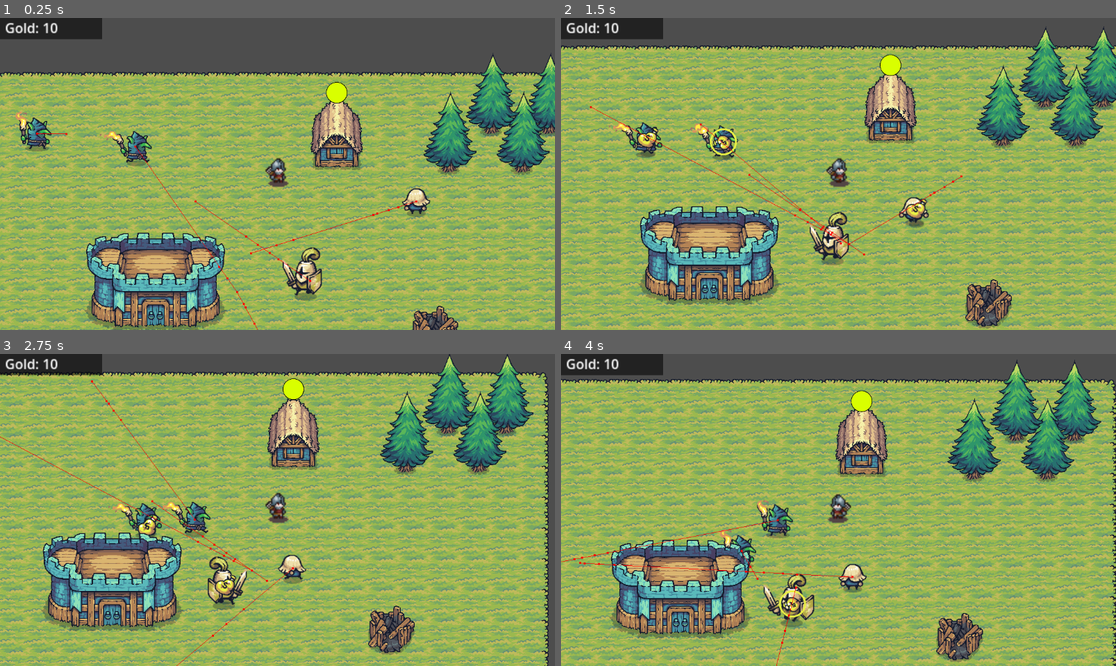
Above: before the commit, frames 1-4 (two rows, left to right).
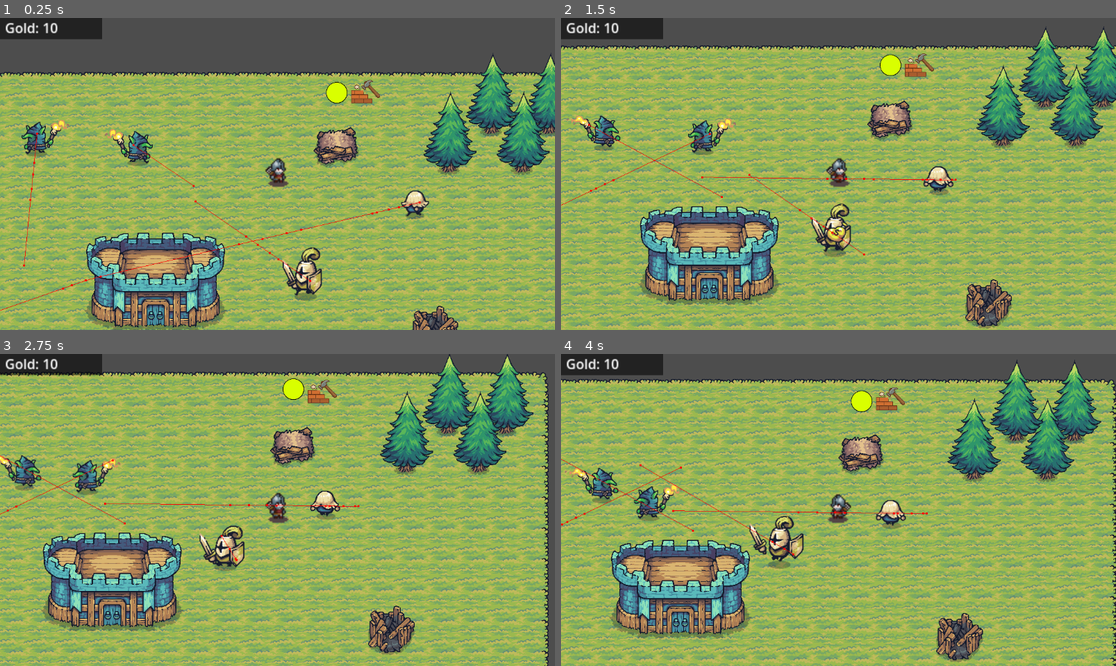
Above: after the commit, the same moments.

Repository: achotai2/battle-game-2D-proto
Game: Godot game, scene res://Scenes/main.tscn
Two runs of this game, one before a commit and one after it. Both use one fixed random seed, a clock stepped at 60 frames per second and the inputs below.
Inputs (mouse positions are in pixels of both pictures, inside the frame that each line leads up to):
- Up to frame 1 (0.25 s): no input
- Up to frame 2 (1.5 s): move the mouse to (960, 158) at 0.52 s; hold Right (move_right) 0.53-1.28 s; tap Space (interact) at 0.6 s; move the mouse to (727, 189) at 1.27 s; hold S (move_down) from 1.28 s (still down); tap Ctrl (attack) at 1.35 s
- Up to frame 3 (2.75 s): tap Space (interact) at 1.55, 2.3 s; move the mouse to (333, 441) at 2.02 s; release S (move_down) at 2.03 s; hold Right (move_right) from 2.03 s (still down); click (333, 441) at 2.1 s
- Up to frame 4 (4 s): move the mouse to (810, 572) at 2.77 s; release Right (move_right) at 2.78 s; hold W (move_up) 2.78-3.53 s; tap Space (interact) at 2.85, 3.6 s; move the mouse to (1005, 556) at 3.52 s; hold A (move_left) from 3.53 s (still down)

The runs differ from the first frame. In frame 1, 3.6% of the frame differs, in the area x 0-78%, y 19-100%; in frame 2, 5.8%; in frame 3, 6.4%, in the area x 0-65%, y 8-100%; in frame 4, 6.3%.

Commit message:
Added cost to building buildings.

Diff:
--- a/Scenes/AgentNodes/interact_prompt.tscn
+++ b/Scenes/AgentNodes/interact_prompt.tscn
@@ -1,16 +1,16 @@
-[gd_scene load_steps=4 format=3 uid="uid://c6guwdbgls2v4"]
+[gd_scene load_steps=5 format=3 uid="uid://c6guwdbgls2v4"]
 
 [ext_resource type="Script" uid="uid://xro2cfkbmf3b" path="res://Scripts/AgentNodes/InteractPrompt.gd" id="1_ps6gp"]
-[ext_resource type="Texture2D" uid="uid://dqb4b3gcn0k3i" path="res://Art/circle.png" id="2_stv28"]
-[ext_resource type="Texture2D" uid="uid://dm6x3sreah3wi" path="res://Art/circleEmpty.png" id="3_0lluy"]
+[ext_resource type="Texture2D" uid="uid://dqb4b3gcn0k3i" path="res://Art/Icons/circle.png" id="2_stv28"]
+[ext_resource type="Texture2D" uid="uid://dm6x3sreah3wi" path="res://Art/Icons/circleEmpty.png" id="3_0lluy"]
+[ext_resource type="Texture2D" uid="uid://dkyh46mh70hjj" path="res://Art/Icons/TaxIcon.png" id="4_stv28"]
 
-[node name="InteractPrompt" type="CanvasLayer" node_paths=PackedStringArray("circle", "circleEmpty")]
+[node name="InteractPrompt" type="CanvasLayer" node_paths=PackedStringArray("circle", "circleEmpty", "type_icon")]
 layer = 10
 script = ExtResource("1_ps6gp")
-bob_height = null
-bob_speed = null
 circle = NodePath("Circle")
 circleEmpty = NodePath("CircleEmpty")
+type_icon = NodePath("TypeIcon")
 
 [node name="Circle" type="Sprite2D" parent="."]
 scale = Vector2(0.13611111, 0.13611111)
@@ -20,3 +20,11 @@
 position = Vector2(-9.23872e-06, 7.0929527e-06)
 scale = Vector2(0.1333333, 0.13333331)
 texture = ExtResource("3_0lluy")
+
+[node name="Icon" type="Sprite2D" parent="."]
+position = Vector2(0, 32)
+
+[node name="TypeIcon" type="Sprite2D" parent="."]
+position = Vector2(60, 0)
+scale = Vector2(0.20555557, 0.20555557)
+texture = ExtResource("4_stv28")
--- a/Scenes/Buildings/archery_range.tscn
+++ b/Scenes/Buildings/archery_range.tscn
@@ -1,22 +1,24 @@
-[gd_scene load_steps=7 format=3 uid="uid://boksm60la2s5a"]
+[gd_scene load_steps=8 format=3 uid="uid://boksm60la2s5a"]
 
 [ext_resource type="Script" uid="uid://cjbrsf0fmsehe" path="res://Scripts/BuildingsBase/building_base.gd" id="1_aww4k"]
 [ext_resource type="Texture2D" uid="uid://b14ppbcjet2cp" path="res://Art/Tiny Swords (Update 010)/Factions/Goblins/Buildings/Wood_House/Goblin_House_Destroyed.png" id="2_aww4k"]
 [ext_resource type="Script" uid="uid://qumqy1omy72i" path="res://Scripts/BuildingNodes/worksite.gd" id="3_auqgr"]
 [ext_resource type="Script" uid="uid://dqu3s3kqb7wj6" path="res://Scripts/BuildingNodes/spawnsite.gd" id="4_5cnks"]
 [ext_resource type="PackedScene" uid="uid://d1275k0u0fsn" path="res://Scenes/AgentNodes/interactable.tscn" id="5_q2yk0"]
+[ext_resource type="PackedScene" uid="uid://c4n5elrxg64hp" path="res://Scenes/AgentNodes/GoldHolder.tscn" id="6_2yu6c"]
 
 [sub_resource type="CapsuleShape2D" id="CapsuleShape2D_coeoc"]
 radius = 47.999996
 height = 110.0
 
-[node name="ArcheryRange" type="StaticBody2D" node_paths=PackedStringArray("visual", "interactable", "worksite", "spawnsite")]
+[node name="ArcheryRange" type="StaticBody2D" node_paths=PackedStringArray("visual", "interactable", "worksite", "spawnsite", "gold")]
 script = ExtResource("1_aww4k")
 building_type = &"archery_range"
 visual = NodePath("Sprite2D")
 interactable = NodePath("Interactable")
 worksite = NodePath("WorkSite")
 spawnsite = NodePath("SpawnSite")
+gold = NodePath("GoldHolder")
 state = 2
 
 [node name="CollisionShape2D" type="CollisionShape2D" parent="."]
@@ -50,6 +52,7 @@
 position = Vector2(0, 72)
 
 [node name="Interactable" parent="." instance=ExtResource("5_q2yk0")]
+icon_type = 1
 
 [node name="NavigationObstacle2D" type="NavigationObstacle2D" parent="."]
 vertices = PackedVector2Array(-51, -15, -16, -53, 21, -53, 53, -20, 52, 13, 24, 48, -15, 51, -51, 21)
@@ -59,3 +62,5 @@
 [node name="Sprite2D" type="Sprite2D" parent="."]
 position = Vector2(0, -24)
 texture = ExtResource("2_aww4k")
+
+[node name="GoldHolder" parent="." instance=ExtResource("6_2yu6c")]
--- a/Scenes/Buildings/barracks.tscn
+++ b/Scenes/Buildings/barracks.tscn
@@ -1,22 +1,24 @@
-[gd_scene load_steps=7 format=3 uid="uid://ra0fj2eqns6d"]
+[gd_scene load_steps=8 format=3 uid="uid://ra0fj2eqns6d"]
 
 [ext_resource type="Script" uid="uid://cjbrsf0fmsehe" path="res://Scripts/BuildingsBase/building_base.gd" id="1_24hde"]
 [ext_resource type="Texture2D" uid="uid://fmdpglm25048" path="res://Art/Tiny Swords (Update 010)/Factions/Knights/Buildings/Castle/Castle_Destroyed.png" id="2_2u44n"]
 [ext_resource type="Script" uid="uid://qumqy1omy72i" path="res://Scripts/BuildingNodes/worksite.gd" id="3_0ywlv"]
 [ext_resource type="Script" uid="uid://dqu3s3kqb7wj6" path="res://Scripts/BuildingNodes/spawnsite.gd" id="4_ua3nw"]
 [ext_resource type="PackedScene" uid="uid://d1275k0u0fsn" path="res://Scenes/AgentNodes/interactable.tscn" id="5_krvd1"]
+[ext_resource type="PackedScene" uid="uid://c4n5elrxg64hp" path="res://Scenes/AgentNodes/GoldHolder.tscn" id="6_2u44n"]
 
 [sub_resource type="CapsuleShape2D" id="CapsuleShape2D_coeoc"]
 radius = 47.999996
 height = 110.0
 
-[node name="Barracks" type="StaticBody2D" node_paths=PackedStringArray("visual", "interactable", "worksite", "spawnsite")]
+[node name="Barracks" type="StaticBody2D" node_paths=PackedStringArray("visual", "interactable", "worksite", "spawnsite", "gold")]
 script = ExtResource("1_24hde")
 building_type = &"barracks"
 visual = NodePath("Sprite2D")
 interactable = NodePath("Interactable")
 worksite = NodePath("WorkSite")
 spawnsite = NodePath("SpawnSite")
+gold = NodePath("GoldHolder")
 state = 2
 
 [node name="CollisionShape2D" type="CollisionShape2D" parent="."]
@@ -55,8 +57,11 @@
 position = Vector2(0, 72)
 
 [node name="Interactable" parent="." instance=ExtResource("5_krvd1")]
+icon_type = 1
 
 [node name="NavigationObstacle2D" type="NavigationObstacle2D" parent="."]
 vertices = PackedVector2Array(-51, -15, -16, -53, 21, -53, 53, -20, 52, 13, 24, 48, -15, 51, -51, 21)
 affect_navigation_mesh = true
 carve_navigation_mesh = true
+
+[node name="GoldHolder" parent="." instance=ExtResource("6_2u44n")]
--- a/Scenes/Buildings/house.tscn
+++ b/Scenes/Buildings/house.tscn
@@ -1,22 +1,24 @@
-[gd_scene load_steps=7 format=3 uid="uid://so0ngwg160ke"]
+[gd_scene load_steps=8 format=3 uid="uid://so0ngwg160ke"]
 
 [ext_resource type="Script" uid="uid://cjbrsf0fmsehe" path="res://Scripts/BuildingsBase/building_base.gd" id="1_3p7p4"]
 [ext_resource type="Texture2D" uid="uid://bo1itj23k76yd" path="res://Art/Tiny Swords (Update 010)/Factions/Knights/Buildings/House/House_Construction.png" id="1_7aoon"]
 [ext_resource type="Script" uid="uid://qumqy1omy72i" path="res://Scripts/BuildingNodes/worksite.gd" id="2_coeoc"]
 [ext_resource type="PackedScene" uid="uid://d1275k0u0fsn" path="res://Scenes/AgentNodes/interactable.tscn" id="4_87o8n"]
 [ext_resource type="Script" uid="uid://dqu3s3kqb7wj6" path="res://Scripts/BuildingNodes/spawnsite.gd" id="5_he61m"]
+[ext_resource type="PackedScene" uid="uid://c4n5elrxg64hp" path="res://Scenes/AgentNodes/GoldHolder.tscn" id="6_mts68"]
 
 [sub_resource type="CapsuleShape2D" id="CapsuleShape2D_coeoc"]
 radius = 47.999996
 height = 110.0
 
-[node name="House" type="StaticBody2D" node_paths=PackedStringArray("visual", "interactable", "worksite", "spawnsite")]
+[node name="House" type="StaticBody2D" node_paths=PackedStringArray("visual", "interactable", "worksite", "spawnsite", "gold")]
 script = ExtResource("1_3p7p4")
 building_type = &"house"
 visual = NodePath("Sprite2D")
 interactable = NodePath("Interactable")
 worksite = NodePath("WorkSite")
 spawnsite = NodePath("SpawnSite")
+gold = NodePath("GoldHolder")
 state = 2
 
 [node name="CollisionShape2D" type="CollisionShape2D" parent="."]
@@ -55,8 +57,11 @@
 position = Vector2(0, 72)
 
 [node name="Interactable" parent="." instance=ExtResource("4_87o8n")]
+icon_type = 2
 
 [node name="NavigationObstacle2D" type="NavigationObstacle2D" parent="."]
 vertices = PackedVector2Array(-51, -15, -16, -53, 21, -53, 53, -20, 52, 13, 24, 48, -15, 51, -51, 21)
 affect_navigation_mesh = true
 carve_navigation_mesh = true
+
+[node name="GoldHolder" parent="." instance=ExtResource("6_mts68")]
--- a/Scenes/Buildings/tree.tscn
+++ b/Scenes/Buildings/tree.tscn
@@ -1,10 +1,11 @@
-[gd_scene load_steps=19 format=3 uid="uid://bx0vujr38q8pu"]
+[gd_scene load_steps=20 format=3 uid="uid://bx0vujr38q8pu"]
 
 [ext_resource type="Texture2D" uid="uid://dr73w3j5yj2n6" path="res://Art/Tree.png" id="1_0vwjc"]
 [ext_resource type="Script" uid="uid://dw0fsj8gi8e1m" path="res://Scripts/BuildingsBase/tree.gd" id="1_l3oha"]
 [ext_resource type="Script" uid="uid://qumqy1omy72i" path="res://Scripts/BuildingNodes/worksite.gd" id="2_rsuno"]
 [ext_resource type="PackedScene" uid="uid://d1275k0u0fsn" path="res://Scenes/AgentNodes/interactable.tscn" id="3_l7sa7"]
 [ext_resource type="Script" uid="uid://bk5we0bsn6qwl" path="res://Scripts/Resources/resource_site.gd" id="5_m36md"]
+[ext_resource type="PackedScene" uid="uid://c4n5elrxg64hp" path="res://Scenes/AgentNodes/GoldHolder.tscn" id="6_0s2l4"]
 
 [sub_resource type="CircleShape2D" id="CircleShape2D_0vwjc"]
 radius = 16.0
@@ -109,7 +110,7 @@
 "speed": 5.0
 }]
 
-[node name="Tree" type="StaticBody2D" node_paths=PackedStringArray("visual", "interactable", "worksite", "resourcesite", "regrow_timer", "spawn_timer")]
+[node name="Tree" type="StaticBody2D" node_paths=PackedStringArray("visual", "interactable", "worksite", "gold", "resourcesite", "regrow_timer", "spawn_timer")]
 collision_layer = 128
 collision_mask = 11
 script = ExtResource("1_l3oha")
@@ -117,6 +118,7 @@
 visual = NodePath("AnimatedSprite2D")
 interactable = NodePath("Interactable")
 worksite = NodePath("WorkSite")
+gold = NodePath("GoldHolder")
 resourcesite = NodePath("ResourceSite")
 regrow_timer = NodePath("RegrowTimer")
 spawn_timer = NodePath("SpawnTimer")
@@ -156,10 +158,13 @@
 autostart = true
 
 [node name="Interactable" parent="." instance=ExtResource("3_l7sa7")]
+icon_type = 2
 
 [node name="ResourceSite" type="Node2D" parent="."]
 script = ExtResource("5_m36md")
 metadata/_custom_type_script = "uid://bk5we0bsn6qwl"
 
+[node name="GoldHolder" parent="." instance=ExtResource("6_0s2l4")]
+
 [connection signal="timeout" from="RegrowTimer" to="." method="_on_regrow_timer_timeout"]
 [connection signal="timeout" from="SpawnTimer" to="." method="_on_spawn_timer_timeout"]
--- a/Scenes/main.tscn
+++ b/Scenes/main.tscn
@@ -260,6 +260,7 @@
 position = Vector2(622, 36)
 player = 1
 castle = NodePath("../Castle")
+state = 0
 
 [node name="Castle" parent="NavigationRegion2D/Buildings" instance=ExtResource("5_kry3j")]
 position = Vector2(246, 289)
--- a/Scripts/AgentNodes/GoldHolder.gd
+++ b/Scripts/AgentNodes/GoldHolder.gd
@@ -50,18 +50,20 @@
 	if gold <= 0 or not is_instance_valid(target) and not _state == State.IDLE:
 		return
 
-	if _issue_movement_command(target) or not is_instance_valid(movement):
-		_target_to_give = target
-		_amount_to_give = amount
-		_state = State.GIVING
-		_spawn_gold()
-		_patience_timer.start()
+	_target_to_give = target
+	_amount_to_give = amount
+	_state = State.GIVING
+	_spawn_gold()
+	_patience_timer.start()
 
 	# Check if the target is already within givers radius.
 	var current_bodies = get_overlapping_bodies()
 	for body in current_bodies:
 		if is_instance_valid(_target_to_give) and body == _target_to_give:
 			_gold_handover()
+
+	if _issue_movement_command(target) or not is_instance_valid(movement):
+		_gold_handover()
 
 
 func _issue_movement_command(target_node: Node2D) -> bool:
--- a/Scripts/AgentNodes/InteractPrompt.gd
+++ b/Scripts/AgentNodes/InteractPrompt.gd
@@ -1,10 +1,26 @@
 extends CanvasLayer
 class_name InteractPrompt
+
+enum IconType {
+	NONE,
+	TAX,
+	CONSTRUCT,
+	CUT,
+	ARCHER,
+}
+
+const ICONS := {
+	IconType.TAX: preload("res://Art/Icons/TaxIcon.png"),
+	IconType.CONSTRUCT: preload("res://Art/Icons/ConstructIcon.png"),
+	IconType.CUT: preload("res://Art/Icons/TreeCutIcon.png"),
+	IconType.ARCHER: preload("res://Art/Icons/TransformArcherIcon.png"),
+}
 
 @export_range(0.0, 64.0, 0.5) var bob_height: float = 6.0
 @export_range(0.0, 10.0, 0.1) var bob_speed: float = 2.0
 @export var circle: Sprite2D
 @export var circleEmpty: Sprite2D
+@export var type_icon: Sprite2D
 
 # Screen-space anchor for the whole prompt (CanvasLayer uses 'offset' in screen coords)
 var _base_screen_pos: Vector2 = Vector2.ZERO
@@ -86,3 +102,12 @@
 # Optional: reset bobbing phase when (re)shown so it's more readable
 func reset_bob_phase() -> void:
 	_time = 0.0
+
+
+func update_icon(_icon_type: IconType) -> void:
+	if _icon_type == IconType.NONE:
+		type_icon.hide()
+	else:
+		type_icon.show()
+
+	type_icon.texture = ICONS.get(_icon_type, IconType.CONSTRUCT)
--- a/Scripts/AgentNodes/Interactable.gd
+++ b/Scripts/AgentNodes/Interactable.gd
@@ -10,7 +10,7 @@
 @export var requires_same_team: bool = false
 @export var allows_neutral: bool = true
 @export var my_priority: int = 0
-@export var icon_type: StringName = &""
+@export var icon_type: InteractPrompt.IconType = InteractPrompt.IconType.CONSTRUCT
 @export var prompt_anchor: Node2D
 
 var _disabled: bool = false
@@ -94,3 +94,7 @@
 	_disabled = not enabled
 	set_deferred("monitoring", enabled)
 	set_deferred("monitorable", enabled)
+
+
+func get_prompt_icon_type() -> InteractPrompt.IconType:
+	return icon_type
--- a/Scripts/AgentNodes/PlayerInteractor.gd
+++ b/Scripts/AgentNodes/PlayerInteractor.gd
@@ -107,6 +107,7 @@
 	if _current_target == null:
 		_hide_prompt()
 	else:
+		_update_prompt_icon()
 		_show_prompt()
 
 	target_changed.emit(_current_target)
@@ -131,6 +132,16 @@
 	if _prompt == null:
 		return
 	_prompt.show_prompt()
+
+
+func _update_prompt_icon() -> void:
+	if _current_target == null:
+		return
+
+	if prompt_scene == null:
+		return
+
+	_prompt.update_icon(_current_target.get_prompt_icon_type())
 
 
 func _hide_prompt() -> void:
--- a/Scripts/AgentNodes/minion_tasker.gd
+++ b/Scripts/AgentNodes/minion_tasker.gd
@@ -207,7 +207,6 @@
 
 	if is_instance_valid(movement):
 		movement.unfreeze(AgentMovement.LOCK_WORK)
-		movement.clear_movement_order(job_priority)
 
 
 func _request_job_if_idle() -> void:
--- a/Scripts/BuildingNodes/worksite.gd
+++ b/Scripts/BuildingNodes/worksite.gd
@@ -184,10 +184,14 @@
 	## - clamps negative work to 0
 	## - completes the site once total_work reached
 	if not enabled or not needs_work():
+		_complete(worker)
 		return
 
 	var safe_amount: float = maxf(amount, 0.0)
 	_work_done = minf(total_work, _work_done + safe_amount)
+
+	if is_instance_valid(get_parent().gold):
+		get_parent().gold.give_gold(worker.get_parent(), safe_amount)
 
 	work_applied.emit(self)
 
--- a/Scripts/BuildingsBase/building_base.gd
+++ b/Scripts/BuildingsBase/building_base.gd
@@ -10,7 +10,8 @@
 @export var interactable: Interactable
 @export var worksite: WorkSite
 @export var spawnsite: WorkSite
-@export var health: Health
+@export var gold: GoldHolder
+#@export var health: Health
 @export var state: BuildingState = BuildingState.CONSTRUCTING
 
 var _is_ready: bool = false
@@ -69,7 +70,8 @@
 
 
 func _on_interacted(interactor: Node2D) -> void:
-	if state == BuildingState.DESTROYED:
+	if state == BuildingState.DESTROYED and is_instance_valid(interactor.gold) and interactor.gold.gold >= worksite.total_work:
+		interactor.gold.give_gold(self, worksite.total_work)
 		set_state(BuildingState.CONSTRUCTING)
 	elif state == BuildingState.BUILT:
 		_activate_spawnsite()
@@ -151,8 +153,3 @@
 		if interactable.interaction_finished.is_connected(_on_interacted):
 			interactable.interaction_finished.disconnect(_on_interacted)
 		interactable.interaction_finished.connect(_on_interacted)
-
-	if is_instance_valid(health):
-		if health.died.is_connected(_on_destroyed):
-			health.died.disconnect(_on_destroyed)
-		health.died.connect(_on_destroyed)
--- a/Scripts/BuildingsBase/castle.gd
+++ b/Scripts/BuildingsBase/castle.gd
@@ -5,7 +5,7 @@
 @export var peasant_job_board: CastleJobBoard
 @export var food_job_board: CastleJobBoard
 
-var _minions: Array[Node2D] = []
+var minions: Array[Node2D] = []
 
 # Called when the node enters the scene tree for the first time.
 func _ready() -> void:
@@ -29,14 +29,14 @@
 
 
 func register_minion(minion: Node2D) -> void:
-	if not minion in _minions:
-		_minions.append(minion)
+	if not minion in minions:
+		minions.append(minion)
 
 
 func unregister_minion(minion: Node2D) -> void:
-	if minion in _minions:
-		_minions.erase(minion)
+	if minion in minions:
+		minions.erase(minion)
 
 
 func get_active_minions() -> Array:
-	return _minions
+	return minions
--- a/Scripts/BuildingsBase/tree.gd
+++ b/Scripts/BuildingsBase/tree.gd
@@ -8,6 +8,7 @@
 @export var visual: Node
 @export var interactable: Interactable
 @export var worksite: WorkSite
+@export var gold: GoldHolder
 @export var resourcesite: ResourceSite
 @export var regrow_timer: Timer
 @export var spawn_timer: Timer
@@ -108,7 +109,7 @@
 
 	var enabled := state == TreeState.NORMAL
 	interactable.set_enabled(enabled)
-	interactable.icon_type = &"cut"
+	interactable.icon_type = InteractPrompt.IconType.CUT
 
 
 func _configure_worksite() -> void:
--- a/Scripts/DefsScripts/BuildingDefs.gd
+++ b/Scripts/DefsScripts/BuildingDefs.gd
@@ -51,19 +51,19 @@
 
 var _interact_modes := {
 	HOUSE: {
-		BuildingBase.BuildingState.DESTROYED: &"rebuild",
-		BuildingBase.BuildingState.CONSTRUCTING: &"",
-		BuildingBase.BuildingState.BUILT: &"spawn",
+		BuildingBase.BuildingState.DESTROYED: InteractPrompt.IconType.CONSTRUCT,
+		BuildingBase.BuildingState.CONSTRUCTING: InteractPrompt.IconType.NONE,
+		BuildingBase.BuildingState.BUILT: InteractPrompt.IconType.TAX,
 	},
 	BARRACKS: {
-		BuildingBase.BuildingState.DESTROYED: &"rebuild",
-		BuildingBase.BuildingState.CONSTRUCTING: &"",
-		BuildingBase.BuildingState.BUILT: &"spawn",
+		BuildingBase.BuildingState.DESTROYED: InteractPrompt.IconType.CONSTRUCT,
+		BuildingBase.BuildingState.CONSTRUCTING: InteractPrompt.IconType.NONE,
+		BuildingBase.BuildingState.BUILT: InteractPrompt.IconType.TAX,
 	},
 	ARCHERY: {
-		BuildingBase.BuildingState.DESTROYED: &"rebuild",
-		BuildingBase.BuildingState.CONSTRUCTING: &"",
-		BuildingBase.BuildingState.BUILT: &"spawn",
+		BuildingBase.BuildingState.DESTROYED: InteractPrompt.IconType.CONSTRUCT,
+		BuildingBase.BuildingState.CONSTRUCTING: InteractPrompt.IconType.NONE,
+		BuildingBase.BuildingState.BUILT: InteractPrompt.IconType.ARCHER,
 	},
 }
 
@@ -92,10 +92,10 @@
 	return null
 
 
-func get_interact_mode(building_type: StringName, state: int) -> StringName:
+func get_interact_mode(building_type: StringName, state: int) -> InteractPrompt.IconType:
 	if _interact_modes.has(building_type):
-		return _interact_modes[building_type].get(state, &"")
-	return &""
+		return _interact_modes[building_type].get(state, InteractPrompt.IconType.CONSTRUCT)
+	return InteractPrompt.IconType.CONSTRUCT
 
 
 func get_spawn_config(building_type: StringName) -> Dictionary:
Binary file added: Art/Icons/ConstructIcon.png
Binary file added: Art/Icons/TaxIcon.png
Binary file added: Art/Icons/TransformArcherIcon.png
Binary file added: Art/Icons/TreeCutIcon.png
Renamed: Art/circle.png -> Art/Icons/circle.png
Renamed: Art/circleEmpty.png -> Art/Icons/circleEmpty.png
Binary file removed: Art/TaxIcon.png
Not shown, changed: ToDo.txt
